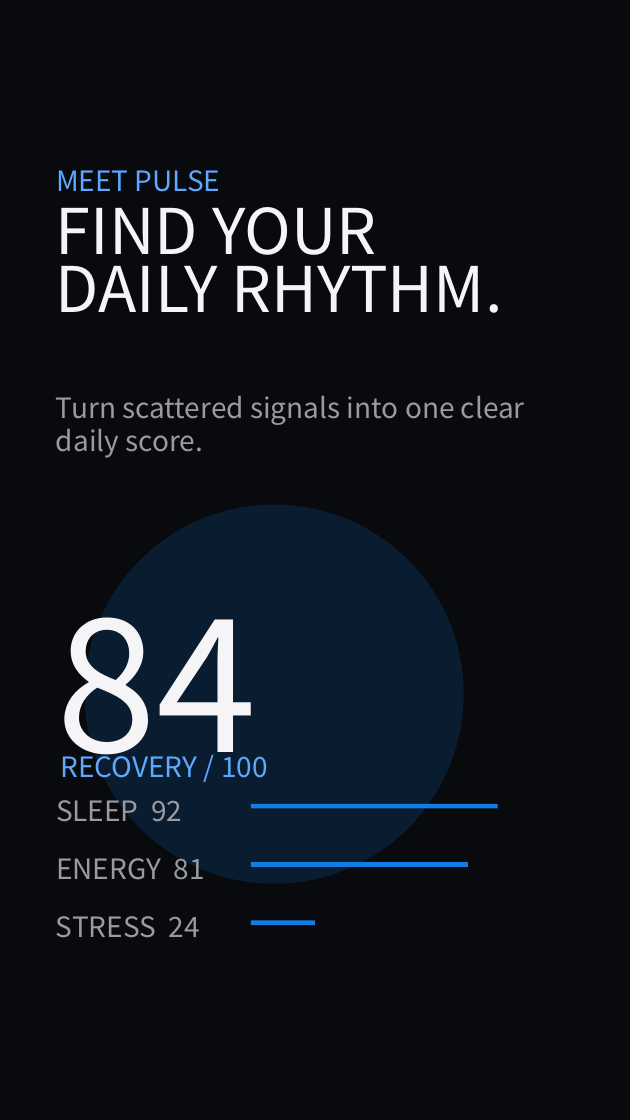
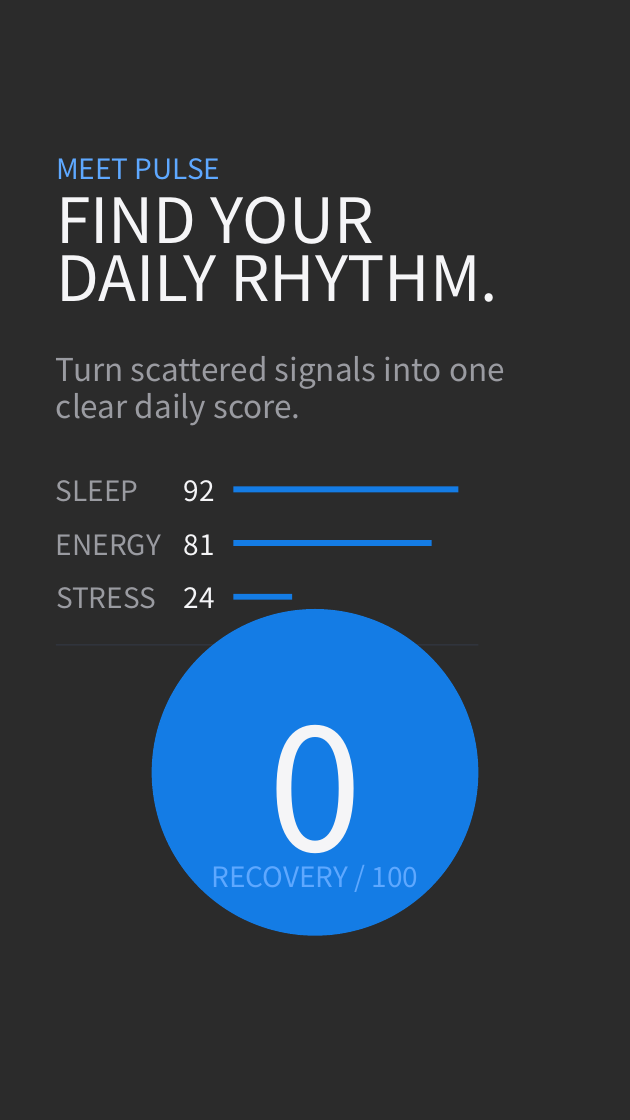
Before and after one commit to sjquant/quickthumb, a slide deck: slide 3 of examples/product_hype_reel.pptx. Drawn at 630x1120 pixels with LibreOffice and Linux fonts; fonts in the diff are those of the drawing; background and template pictures are left out; a plain dark background stands for a picture behind light text. Boxes give left, top, right and bottom in pixels: in the first picture for what was removed or moved away, otherwise in the second. Text is boxed around its words. In the diff, an @@ line names an element or a change of style, - is before the commit and + after.

```diff
--- a/examples/product_hype_reel.pptx
+++ b/examples/product_hype_reel.pptx
@@ background #FFFFFF to picture (left out) @@
@@ rectangle removed at bbox=[0, 0, 630, 1120] @@
@@ text "MEET PULSE": place and size @@
-text "MEET PULSE" at bbox=[56, 170, 221, 192]
+text "MEET PULSE" at bbox=[56, 158, 221, 180]
@@ text "FIND YOUR" at bbox=[56, 196, 498, 302]: size 81 to 80.2 pt @@
@@ text at bbox=[56, 356, 505, 425]: text changed; size 36 to 40.5 pt @@
-Turn scattered signals into one clear
-daily score.
+Turn scattered signals into one
+clear daily score.
@@ text at bbox=[56, 480, 139, 501]: text changed @@
-SLEEP 92
+SLEEP
@@ text added at bbox=[184, 480, 215, 502], 36 pt, text #F5F5F7 @@
+92
@@ rectangle: place and size @@
-rectangle at bbox=[251, 862, 468, 867]
+rectangle at bbox=[234, 487, 459, 492]
@@ text at bbox=[56, 534, 161, 555]: text changed @@
-ENERGY 81
+ENERGY
@@ text added at bbox=[184, 534, 215, 556], 36 pt, text #F5F5F7 @@
+81
@@ rectangle: place and size @@
-rectangle at bbox=[251, 804, 498, 808]
+rectangle at bbox=[234, 540, 432, 546]
@@ text added at bbox=[56, 587, 156, 608], 36 pt, text #9A9BA1 @@
+STRESS
@@ text at bbox=[184, 587, 215, 608]: text changed; text colour #9A9BA1 to #F5F5F7 @@
-STRESS 24
+24
@@ rectangle: place and size @@
-rectangle at bbox=[251, 921, 315, 925]
+rectangle at bbox=[234, 594, 292, 599]
@@ text removed at bbox=[56, 617, 257, 782] @@
-84
@@ ellipse: place and size @@
-ellipse at bbox=[85, 505, 464, 884]
+ellipse at bbox=[152, 609, 478, 936]
@@ ellipse at bbox=[152, 609, 478, 936]: fill #147CE5 at 16% opacity to #147CE5 @@
@@ rectangle added at bbox=[56, 644, 478, 646], fill #30343C @@
@@ text added at bbox=[268, 725, 362, 892], 217.5 pt, text #F5F5F7 @@
+0
@@ text "RECOVERY / 100": place and size @@
-text "RECOVERY / 100" at bbox=[61, 749, 268, 778]
+text "RECOVERY / 100" at bbox=[211, 866, 419, 887]
@@ text "RECOVERY / 100" at bbox=[211, 866, 419, 887]: alignment left to centre @@
```
Also in this commit, not shown: 7 other slides changed, 7 other files.
